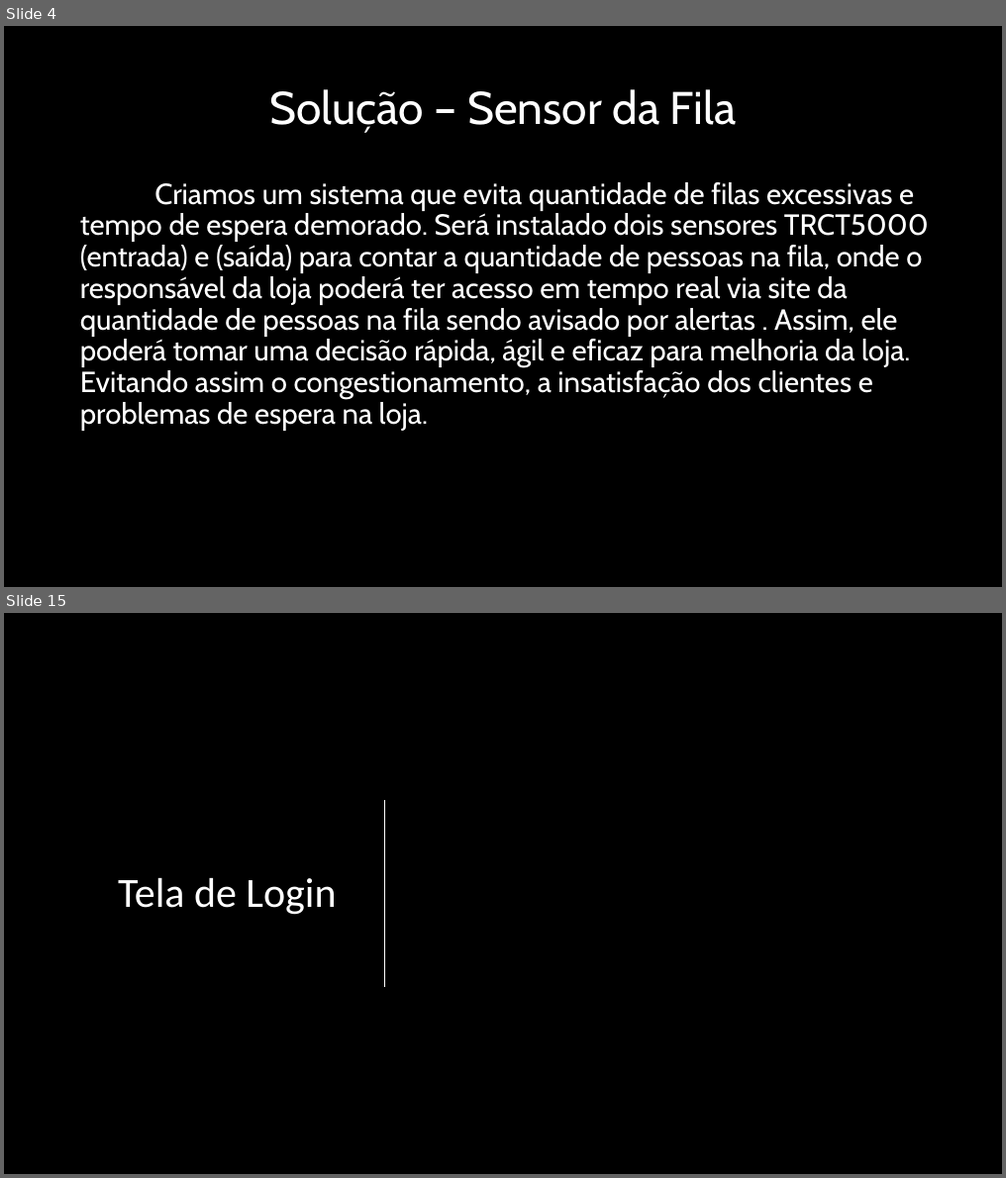
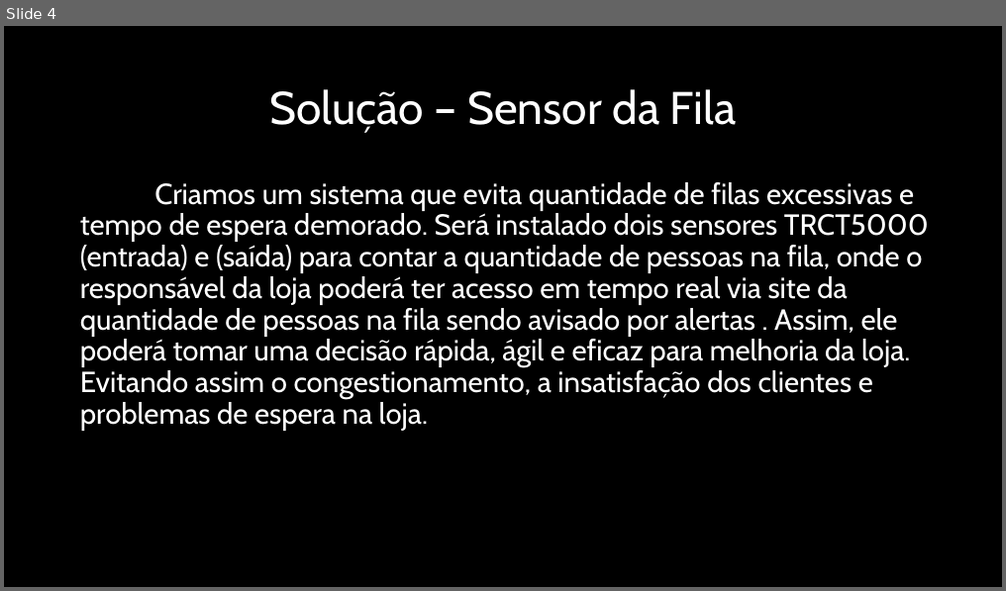
Before and after one commit to BandTec/control-block, a slide deck: Apresentação-PI.pptx. Shown one above the other, each under a label of ours: slides 4 and 15 before the commit, slide 4 after it; the slides between them are not shown. The pictures are 1006x1178 and 1006x591 pixels, drawn with LibreOffice and Linux fonts; fonts in the diff are those of the drawing; background and template pictures are left out. Boxes give left, top, right and bottom in pixels: in the first picture for what was removed or moved away, otherwise in the second. Text is boxed around its words. In the diff, an @@ line names an element or a change of style, - is before the commit and + after.

```diff
--- a/Apresentação-PI.pptx
+++ b/Apresentação-PI.pptx
@@ slide 15 removed at (4, 613, 1002, 1174), background picture (left out) @@
@@ line removed from (385, 800) to (385, 987) @@
@@ title removed at (118, 878, 336, 915) @@
-Tela de Login
```
Also in this commit, not shown: 7 slides changed, 3 slides added, 3 other slides removed, 1 other file.
